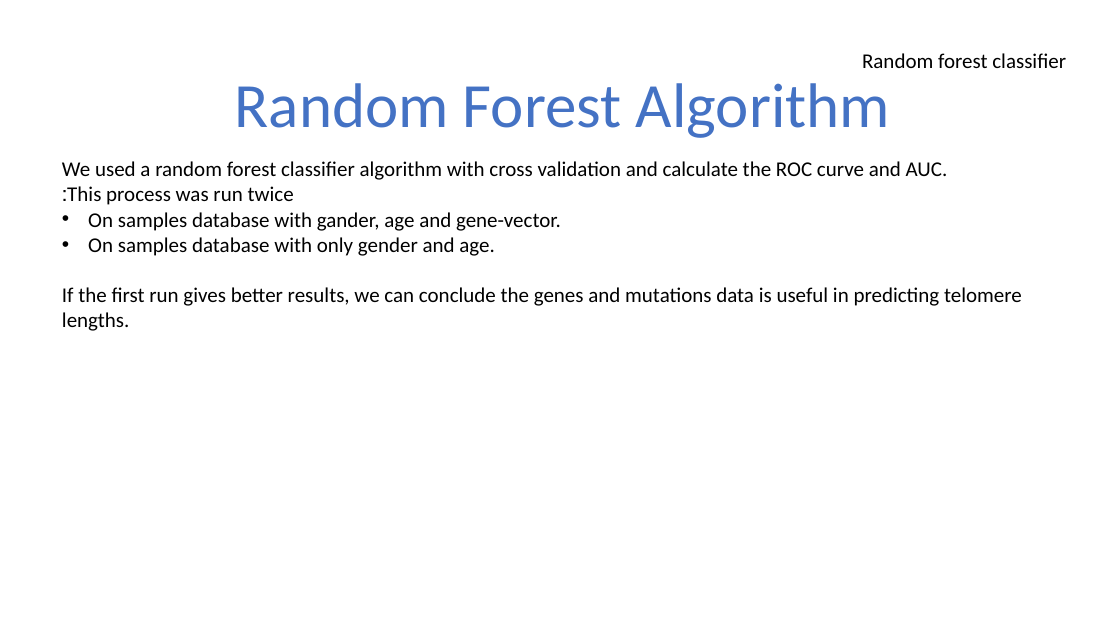
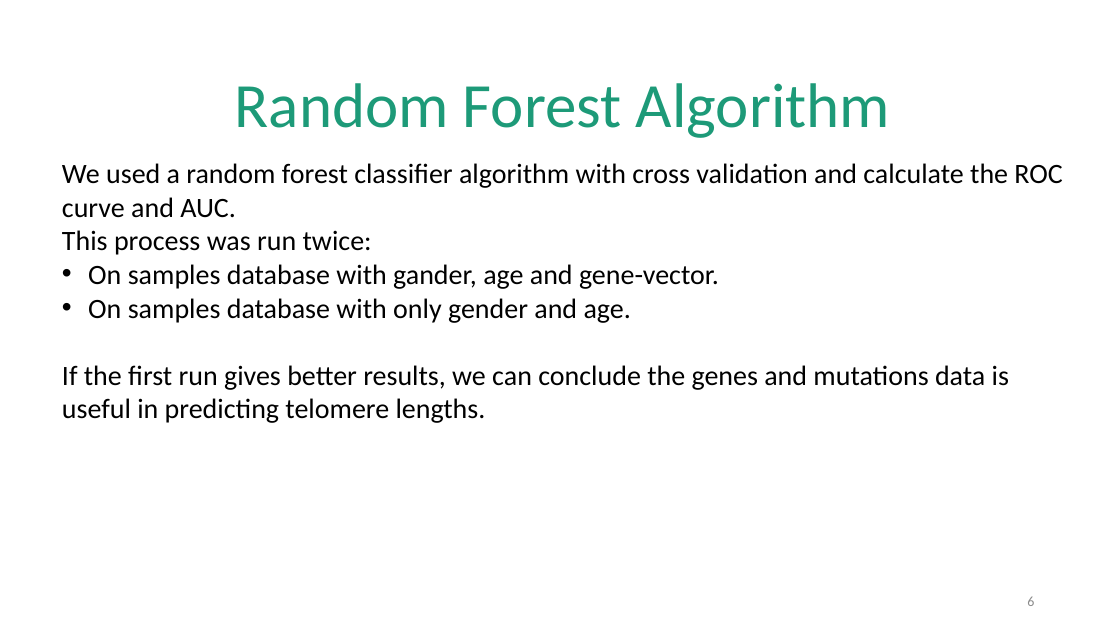
Before and after one commit to bmk1239/predict_telomere_length, a slide deck: slide 6 of presentation.pptx. Drawn at 1120x630 pixels with LibreOffice and Linux fonts; fonts in the diff are those of the drawing. Boxes give left, top, right and bottom in pixels: in the first picture for what was removed or moved away, otherwise in the second. Text is boxed around its words. In the diff, an @@ line names an element or a change of style, - is before the commit and + after.

```diff
--- a/presentation.pptx
+++ b/presentation.pptx
@@ text removed at (862, 53, 1066, 68) @@
-Random forest classifier
@@ text "Random Forest Algorithm" at (235, 83, 890, 138): text colour #4472C4 to #1D9A78 @@
@@ text "We used a random forest ..." at (62, 163, 1062, 423): size 18 to 24 pt @@
@@ page number added at (1027, 597, 1034, 606), 12 pt, text #8C8C8C @@
+6
```
Also in this commit, not shown: 5 other slides changed, 1 slide added, 1 slide removed.
